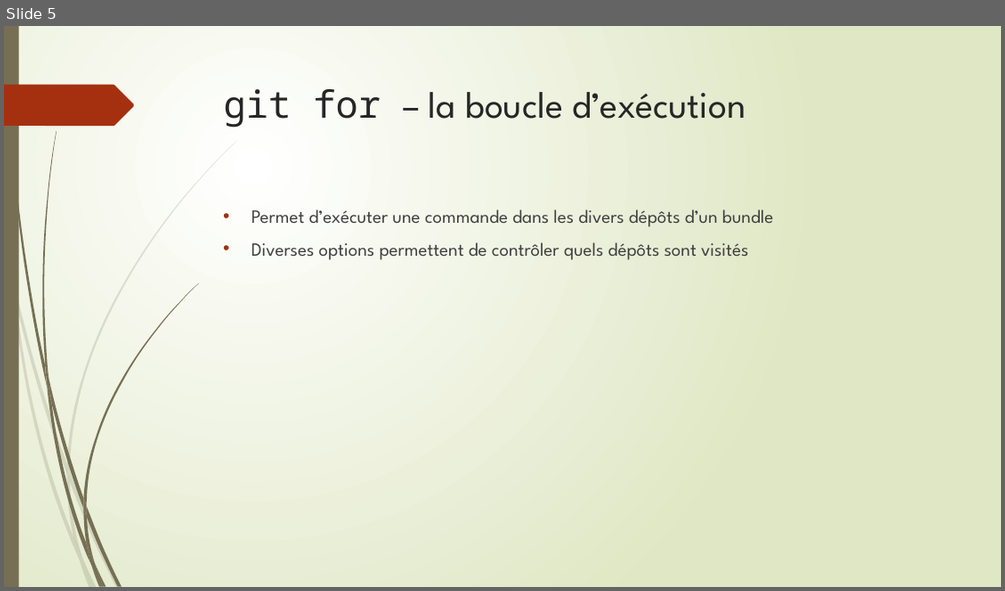
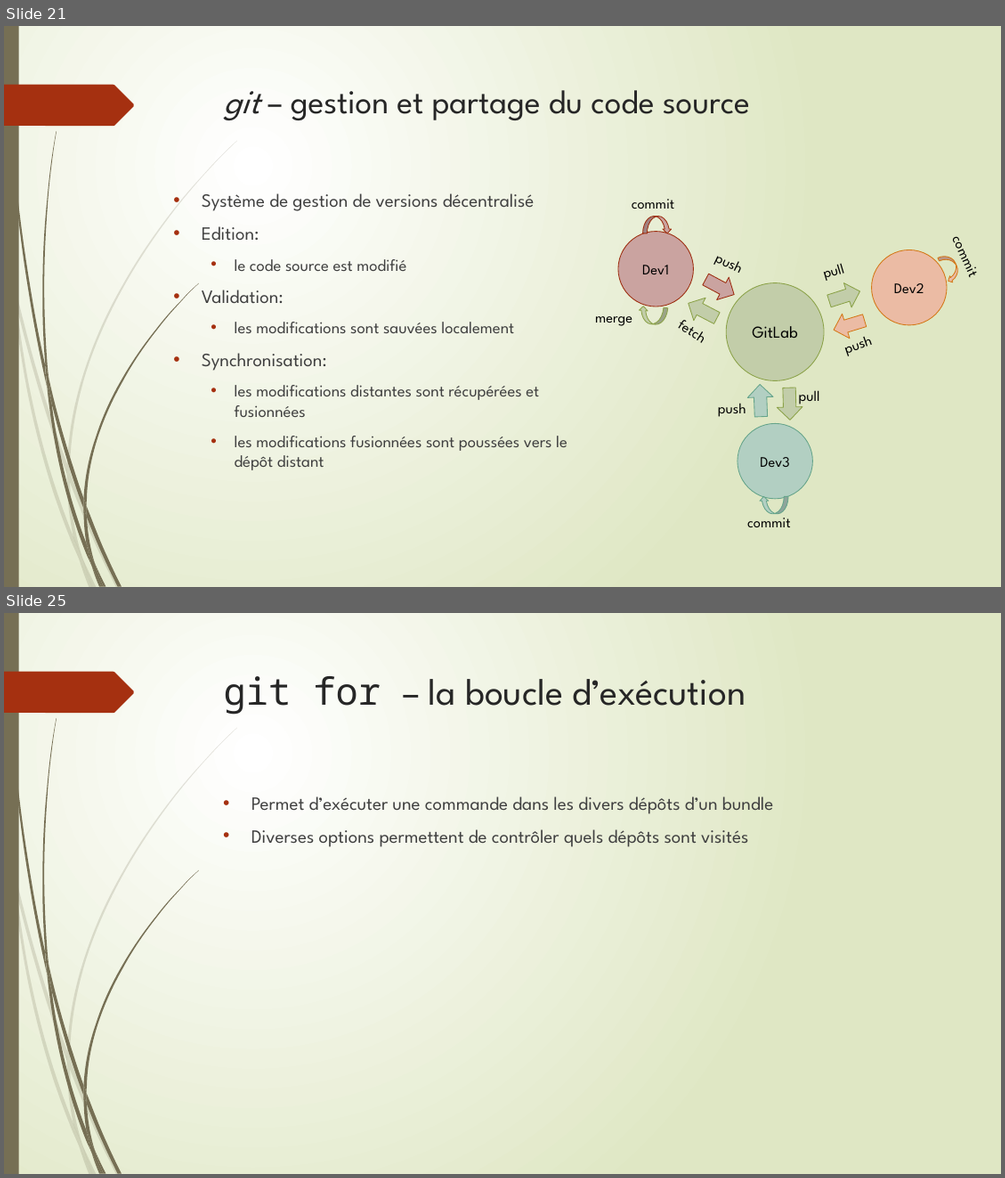
Before and after one commit to epsitec-sa/zou, a slide deck: .Documentation/Commandes git pour zou flow.pptx. Shown one above the other, each under a label of ours: slide 5 before the commit, slides 21 and 25 after it; the slides between them are not shown. The pictures are 1005x591 and 1005x1178 pixels, drawn with LibreOffice and Linux fonts; fonts in the diff are those of the drawing. Boxes give left, top, right and bottom in pixels: in the first picture for what was removed or moved away, otherwise in the second. Text is boxed around its words. In the diff, an @@ line names an element or a change of style, - is before the commit and + after.

```diff
--- a/.Documentation/Commandes git pour zou flow.pptx
+++ b/.Documentation/Commandes git pour zou flow.pptx
@@ slide 21 added at bbox=[4, 26, 1001, 587], background gradient #FFFFFF to #DFE8C4; not listed: 24 template elements that a slide beside it also shows @@
@@ title added at bbox=[224, 90, 750, 120], 32 pt, text #262626 @@
+git – gestion et partage du code source
@@ text added at bbox=[202, 193, 567, 470], 16 pt, text #404040 @@
+• Système de gestion de versions décentralisé
+• Edition:
+  • le code source est modifié
+• Validation:
+  • les modifications sont sauvées localement
+• Synchronisation:
+  • les modifications distantes sont récupérées et fusionnées
+  • les modifications fusionnées sont poussées vers le dépôt distant
@@ group added at bbox=[595, 199, 995, 527]: 10 texts, 6 right arrows, 4 ellipses, 4 curved down arrows @@
+commit
+GitLab
+Dev2
+Dev3
+Dev1
+push
+fetch
+push
+push
+pull
+pull
+commit
+commit
+merge
@@ what was slide 5 is now slide 25 @@
```
Also in this commit, not shown: 3 slides changed, 21 other slides added.
